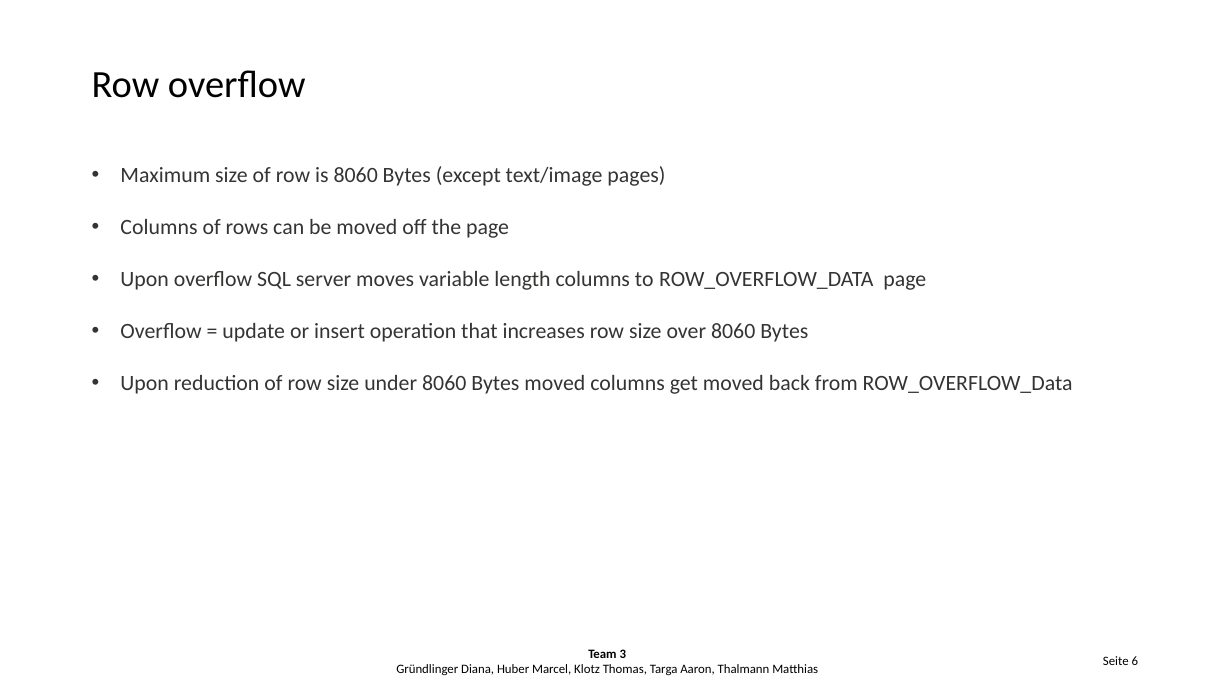
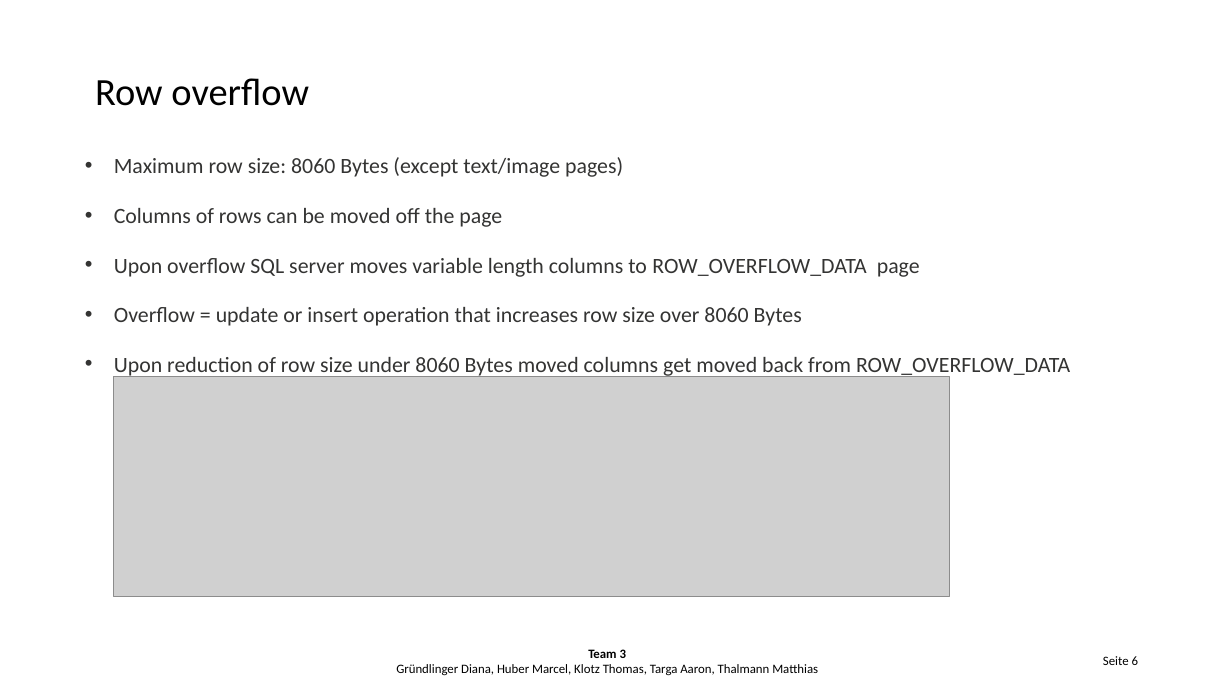
Before and after one commit to Hegl1/archimpl, a slide deck: slide 6 of tasks/task3/task3_presentation.pptx. Drawn at 1232x693 pixels with LibreOffice and Linux fonts; fonts in the diff are those of the drawing; grey boxes stand for pictures; background and template pictures are left out. Boxes give left, top, right and bottom in pixels: in the first picture for what was removed or moved away, otherwise in the second. Text is boxed around its words. In the diff, an @@ line names an element or a change of style, - is before the commit and + after.

```diff
--- a/tasks/task3/task3_presentation.pptx
+++ b/tasks/task3/task3_presentation.pptx
@@ text "Row overflow": place and size @@
-text "Row overflow" at box(92, 70, 306, 98)
+text "Row overflow" at box(95, 78, 309, 106)
@@ text "Maximum row size: 8060 Bytes ...": place and size @@
-text "Maximum row size: 8060 Bytes ..." at box(120, 166, 1073, 394)
+text "Maximum row size: 8060 Bytes ..." at box(114, 157, 1070, 378)
@@ text at box(114, 157, 623, 177): text changed @@
-• Maximum size of row is 8060 Bytes (except text/image pages)
+• Maximum row size: 8060 Bytes (except text/image pages)
@@ text at box(114, 208, 920, 326): less space between paragraphs @@
@@ text at box(114, 357, 1070, 378): text changed @@
-• Upon reduction of row size under 8060 Bytes moved columns get moved back from ROW_OVERFLOW_Data
+• Upon reduction of row size under 8060 Bytes moved columns get moved back from ROW_OVERFLOW_DATA
@@ picture added at box(114, 376, 949, 597) @@
```
Also in this commit, not shown: 6 other slides changed, 1 other file.
